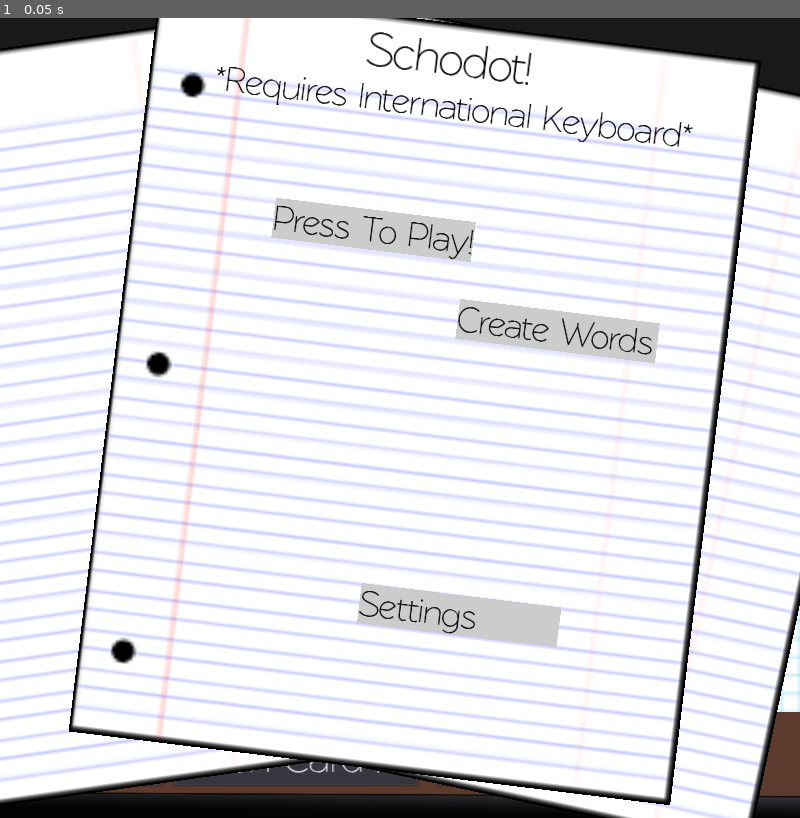
Above: before the commit, frame 1.
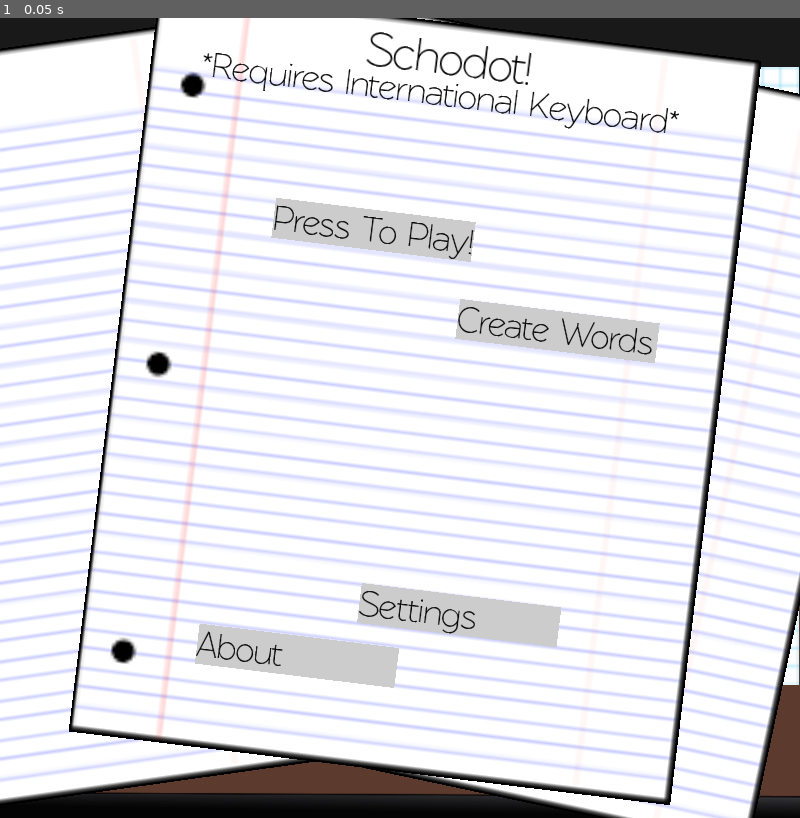
Above: after the commit, the same moment.

Repository: MasterKitten/Addicting-FlashCard-Learning
Game: Godot game, scene res://Defaults/Main Scene.tscn
Same seed, same stepped clock (60 frames per second), same inputs: the game is played once before the commit and once after it.
Inputs:
- Up to frame 1 (0.05 s): no input

The runs differ from the first frame. In frame 1, 3.0% of the frame differs, in the area x 19-100%, y 4-96%.

Commit message:
Small edits
Made a about section and fixed a bug

Diff:
--- a/Schodot/Defaults/Main Scene.tscn
+++ b/Schodot/Defaults/Main Scene.tscn
@@ -19,6 +19,10 @@
 texture = ExtResource( 4 )
 
 [node name="Selecting Practice" parent="." instance=ExtResource( 1 )]
+margin_left = 799.0
+margin_top = 50.0
+margin_right = 1046.0
+margin_bottom = 370.0
 
 [node name="Level Select" parent="." instance=ExtResource( 2 )]
 
--- a/Schodot/Scenes/Main Menu.gd
+++ b/Schodot/Scenes/Main Menu.gd
@@ -8,3 +8,22 @@
 
 func _on_Setting_pressed():
 	var _nill = get_tree().change_scene("res://Scenes/Settings.tscn")
+
+var trus = false
+
+func _on_About_pressed():
+	trus = !trus
+	if trus == true:
+		get_node("ColorRect").visible = false
+		get_node("ColorRect2").visible = false
+		get_node("ColorRect3").visible = false
+		get_node("RichTextLabel").visible = false
+		get_node("RichTextLabel2").visible = false
+		get_node("About").visible = true
+	else:
+		get_node("ColorRect").visible = true
+		get_node("ColorRect2").visible = true
+		get_node("ColorRect3").visible = true
+		get_node("RichTextLabel").visible = true
+		get_node("RichTextLabel2").visible = true
+		get_node("About").visible = false
--- a/Schodot/Scenes/Main Menu.tscn
+++ b/Schodot/Scenes/Main Menu.tscn
@@ -83,6 +83,20 @@
 custom_fonts/normal_font = ExtResource( 3 )
 text = "Schodot!"
 
+[node name="RichTextLabel2" type="RichTextLabel" parent="."]
+anchor_left = 0.5
+anchor_right = 0.5
+anchor_bottom = 0.3
+margin_left = -106.329
+margin_top = 16.7744
+margin_right = 593.671
+margin_bottom = 61.7745
+rect_scale = Vector2( 0.25, 0.25 )
+rect_pivot_offset = Vector2( 30, 0 )
+custom_colors/default_color = Color( 0, 0, 0, 1 )
+custom_fonts/normal_font = ExtResource( 3 )
+text = "*Requires International Keyboard*"
+
 [node name="ColorRect" type="ColorRect" parent="."]
 margin_left = 46.9166
 margin_top = 65.1009
@@ -158,24 +172,52 @@
 text = "Settings"
 align = 1
 
+[node name="ColorRect4" type="ColorRect" parent="."]
+margin_left = 39.4011
+margin_top = 208.754
+margin_right = 139.401
+margin_bottom = 228.754
+rect_scale = Vector2( 0.67, 0.67 )
+color = Color( 0.803922, 0.803922, 0.803922, 1 )
+
+[node name="About" type="Button" parent="ColorRect4"]
+modulate = Color( 1, 1, 1, 0 )
+margin_left = -3.05176e-05
+margin_right = 100.0
+margin_bottom = 20.0
+text = "Settings"
+icon_align = 1
+
+[node name="Label" type="Label" parent="ColorRect4"]
+margin_right = 100.0
+margin_bottom = 20.0
+rect_scale = Vector2( 0.37, 0.37 )
+custom_colors/font_color = Color( 0, 0, 0, 1 )
+custom_fonts/font = ExtResource( 3 )
+text = "About"
+align = 1
+
+[node name="About" type="RichTextLabel" parent="."]
+visible = false
+modulate = Color( 0, 0, 0, 1 )
+margin_top = 25.0
+margin_right = 800.0
+margin_bottom = 725.0
+rect_scale = Vector2( 0.25, 0.25 )
+custom_fonts/normal_font = ExtResource( 3 )
+text = "		Hello dear player!
+
+ I hope you are enjoying my game!
+
+ I have made this because I don't want to pay for anything and to also help other peopel who want to study!
+
+ If this helps you, please support me or even the Github repository this is on. Heck, create files for others to use! Every little bit helps."
+
 [node name="AnimationPlayer" type="AnimationPlayer" parent="."]
 anims/RESET = SubResource( 2 )
 anims/Slide = SubResource( 1 )
 
-[node name="RichTextLabel2" type="RichTextLabel" parent="."]
-anchor_left = 0.5
-anchor_right = 0.5
-anchor_bottom = 0.3
-margin_left = -101.459
-margin_top = 20.8782
-margin_right = 598.541
-margin_bottom = 65.8782
-rect_scale = Vector2( 0.25, 0.25 )
-rect_pivot_offset = Vector2( 30, 0 )
-custom_colors/default_color = Color( 0, 0, 0, 1 )
-custom_fonts/normal_font = ExtResource( 3 )
-text = "*Requires International Keyboard*"
-
 [connection signal="pressed" from="ColorRect/Play" to="." method="_on_Play_pressed"]
 [connection signal="pressed" from="ColorRect2/Magic" to="." method="_on_Magic_pressed"]
 [connection signal="pressed" from="ColorRect3/Setting" to="." method="_on_Setting_pressed"]
+[connection signal="pressed" from="ColorRect4/About" to="." method="_on_About_pressed"]
Not shown, changed: Schodot/export_presets.cfg
